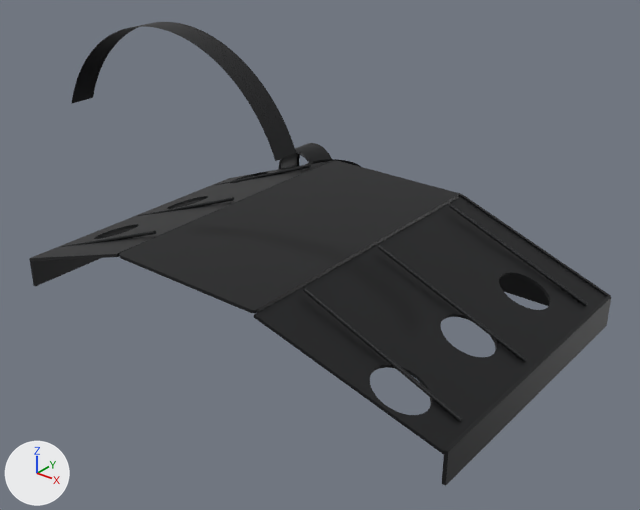
The glTF model public/parts/upper-air-guide.glb, before and after one commit.
Camera for both pictures: a 50 mm camera at (580.0, -703.0, 550.0) aimed at (36.0, -22.0, 128.0). Lighting does not change. The marker at lower left points along +X, +Y and +Z. The first picture is the older version. Where no turn or scale is listed for an object, it has been applied to the vertices. Vertices at exactly the same position are counted once.

In view in the first picture: 'upper-air-guide:satinBlack'.
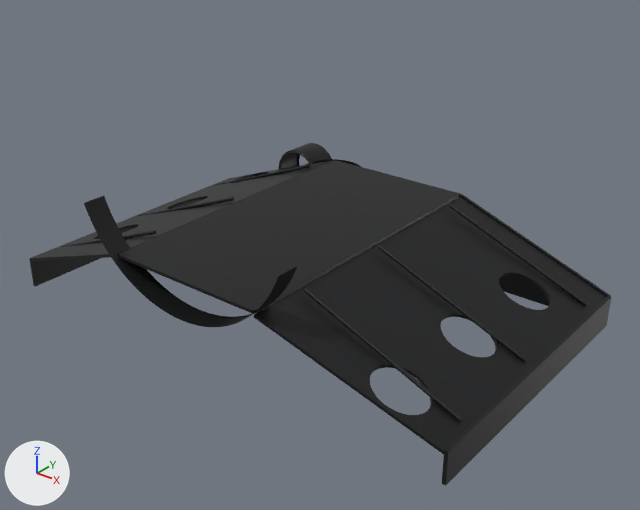
Location of each change, (x1, y1, x2, y2) in pixels of the pictures (640 x 510 px; the box of a moved part takes in the faces that stretch with it):
'upper-air-guide:satinBlack', reshaped (26% shorter)
    before: (29, 22, 611, 486)
    after: (29, 143, 611, 486)
part 1 of me_mesh_0, moved or reshaped
    before: (71, 22, 296, 161)
    after: (84, 196, 297, 327)

What changed in the scene script:
```text
Change me_mesh_0:
    used by ob_upper_air_guide_satinblack; location = (0.0, 0.0, 0.0)
    remove me_mesh_0.from_pydata(...)  # 802 vertices, 1368 faces; spans x -292.0..292.0, y -199.0..212.0, z 44.0..396.0
    add me_mesh_0.from_pydata(...)  # 802 vertices, 1368 faces; spans x -292.0..292.0, y -199.0..212.0, z 44.0..203.0
    me_mesh_0 part 1: the loose piece of 98 vertices spanning x -131.0..131.0, y -199.0..-173.0, z 307.0..396.0 is turned 180 degrees about the y axis through its middle, then moved by (0.0, 0.0, -193.0)
```
